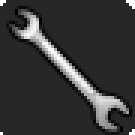
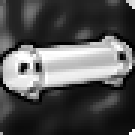
Layers edited between the first and the second 135px x 135px image:
added layer "레이어 11" in group "세트 1" over [0, 30, 135, 105]
hid "스패너 사본" over [9, 9, 129, 132]
hid "단색" (2nd of 2, in "세트 1") over [0, 0, 135, 135]
showed "레이어 3" over [0, 0, 135, 135]
